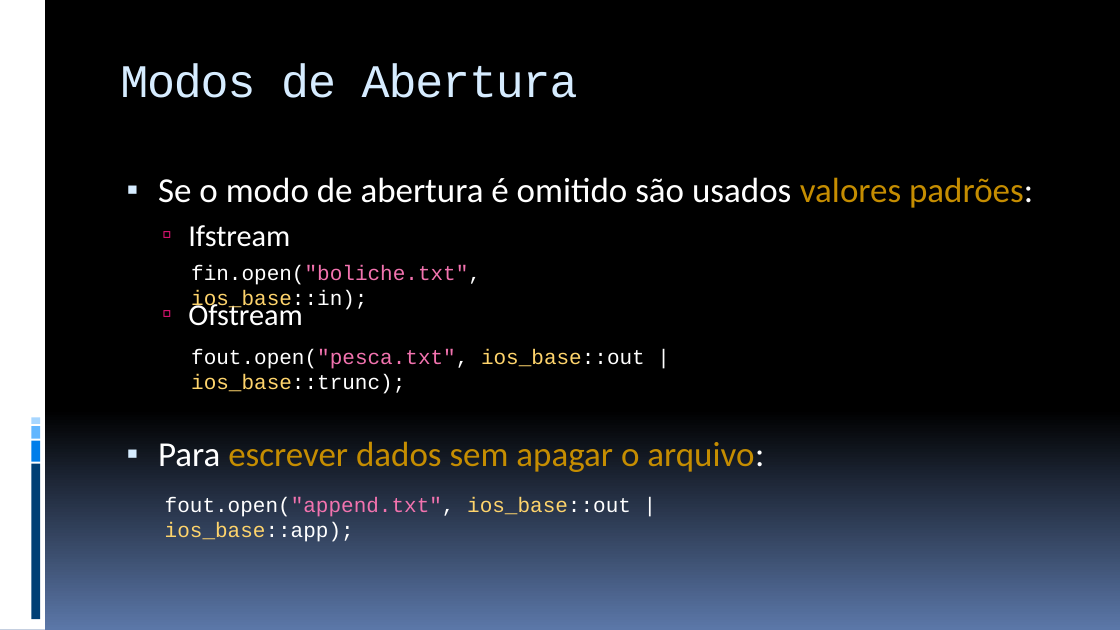
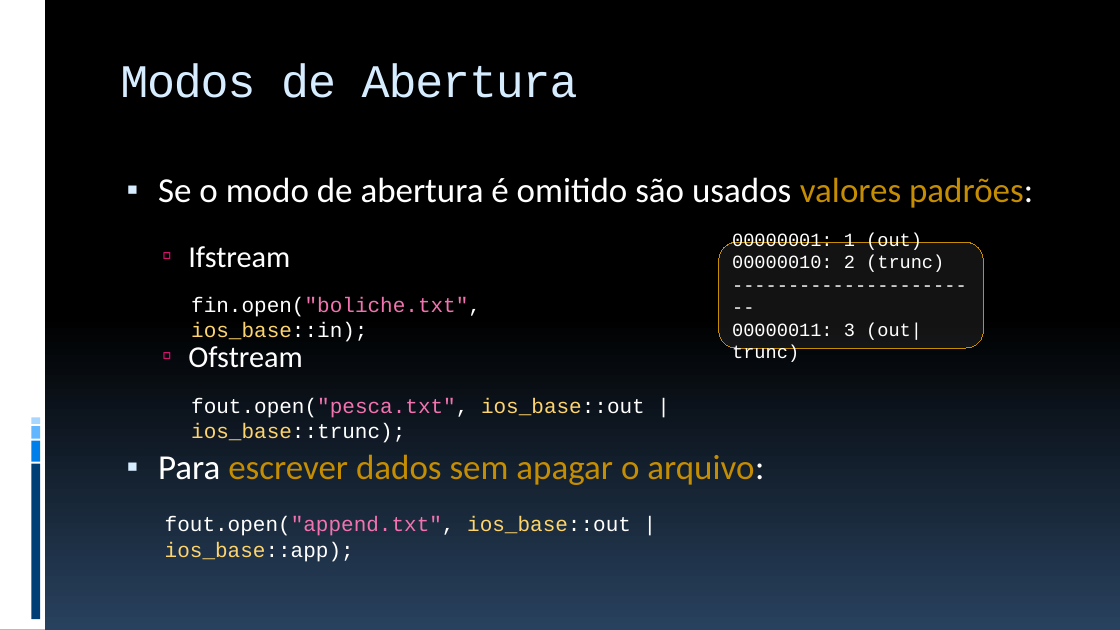
Before and after one commit to JudsonSS/ProgComp, a slide deck: slide 7 of Slides/24. Arquivos Binários.pptx. Drawn at 1120x630 pixels with LibreOffice and Linux fonts; fonts in the diff are those of the drawing. Boxes give left, top, right and bottom in pixels: in the first picture for what was removed or moved away, otherwise in the second. Text is boxed around its words. In the diff, an @@ line names an element or a change of style, - is before the commit and + after.

```diff
--- a/Slides/24. Arquivos Binários.pptx
+++ b/Slides/24. Arquivos Binários.pptx
@@ background gradient #000000 to #5B77A8 to gradient #000000 to #28415E @@
@@ text at bbox=[158, 177, 1033, 368]: more space between paragraphs @@
@@ rounded rectangle added at bbox=[719, 242, 984, 348], fill #262626 at 50% opacity, outline #C58D01 0.75 pt, 16 pt, text #FFFFFF @@
+00000001: 1 (out)
+00000010: 2 (trunc)
+-----------------------
+00000011: 3 (out|trunc)
@@ text "fin.open("boliche.txt", ios_base::in);": place and size @@
-text "fin.open("boliche.txt", ios_base::in);" at bbox=[191, 265, 481, 312]
+text "fin.open("boliche.txt", ios_base::in);" at bbox=[191, 297, 481, 342]
@@ text "fout.open("pesca.txt", ios_base::out | ios_base::trunc);": place and size @@
-text "fout.open("pesca.txt", ios_base::out | ios_base::trunc);" at bbox=[191, 349, 645, 394]
+text "fout.open("pesca.txt", ios_base::out | ios_base::trunc);" at bbox=[191, 398, 645, 443]
@@ text "fout.open("append.txt", ios_base::out | ios_base::app);": place and size @@
-text "fout.open("append.txt", ios_base::out | ios_base::app);" at bbox=[165, 497, 631, 542]
+text "fout.open("append.txt", ios_base::out | ios_base::app);" at bbox=[165, 516, 631, 562]
```
Also in this commit, not shown: 18 other slides changed, 5 other files.
